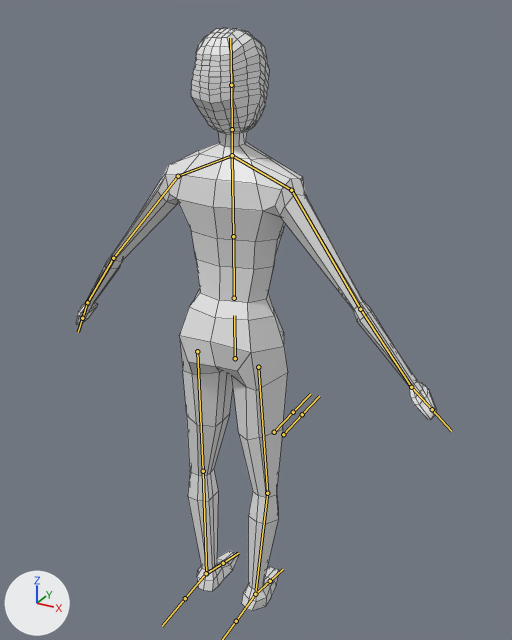
Before and after pictures for a commit that changed the FBX model Assets/Models/charakter.fbx.
Both versions are drawn from a camera (50 mm lens) standing at (1.035, -1.744, 1.956) and looking at (-0.022, 0.178, 0.995). Arrows for +X, +Y and +Z are at lower left; the lights stay in place. The bones that bend it are drawn over the model as lines. Mesh edges are drawn as thin lines.

Names of what the first picture shows: 'charaket_mesh'.
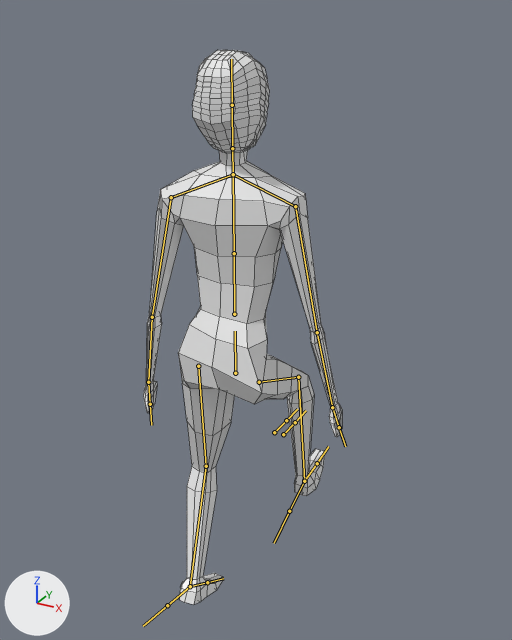
The newer file adds an action. The first version stands in its rest pose; the second is drawn at frame 30 of the action 'walking.001'.

The edits, one by one:
Bone 'ROOT' (bone_root) moves from (0.0, 0.0, 0.0) to (0.0, -0.053, 0.002).
Bone 'shoulder.l' (bone_shoulder_l) turns from (0, 0, 0) to (-16, -6, 1) degrees about its own x, y and z.
Bone 'upper_arm.l' (bone_upper_arm_l) turns from (0, 0, 0) to (-1, 2, -30) degrees about its own x, y and z.
Bone 'shoulder.r' (bone_shoulder_r) turns from (0, 0, 0) to (-9, -4, 0) degrees about its own x, y and z.
Bone 'upper_arm.r' (bone_upper_arm_r) turns from (0, 0, 0) to (3, -1, -25) degrees about its own x, y and z.
Bone 'upper_leg.l' (bone_upper_leg_l) turns from (0, 0, 0) to (9, 12, 6) degrees about its own x, y and z.
Bone 'lower_leg.l' (bone_lower_leg_l) turns from (0, 0, 0) to (-30, -5, -18) degrees about its own x, y and z.
Bone 'foot.l' (bone_foot_l) turns from (0, 0, 0) to (13, 4, 12) degrees about its own x, y and z.
Bone 'upper_leg.r' (bone_upper_leg_r) turns from (0, 0, 0) to (-72, -24, 34) degrees about its own x, y and z.
Bone 'lower_leg.r' (bone_lower_leg_r) turns from (0, 0, 0) to (51, 14, -29) degrees about its own x, y and z.
Bone 'foot.r' (bone_foot_r) turns from (0, 0, 0) to (-44, 1, -26) degrees about its own x, y and z.

Where the change shows, as pixel boxes (x1, y1, x2, y2) in the pictures (512 x 640 px):
'charaket_mesh', posed (45% narrower): before (76, 28, 437, 611); after (143, 50, 342, 605)
bone 'ROOT', root to tip: before (235, 358) to (234, 315); after (235, 373) to (235, 331)
bone 'shoulder.l', root to tip: before (232, 155) to (178, 176); after (233, 174) to (171, 197)
bone 'upper_arm.l', root to tip: before (178, 176) to (113, 258); after (171, 197) to (152, 317)
bone 'shoulder.r', root to tip: before (232, 155) to (291, 190); after (233, 174) to (295, 206)
bone 'upper_arm.r', root to tip: before (291, 190) to (360, 309); after (295, 206) to (317, 332)
bone 'upper_leg.l', root to tip: before (197, 351) to (203, 471); after (198, 366) to (206, 466)
bone 'lower_leg.l', root to tip: before (203, 471) to (206, 573); after (206, 466) to (190, 586)
bone 'foot.l', root to tip: before (206, 573) to (223, 563); after (190, 586) to (207, 582)
bone 'upper_leg.r', root to tip: before (258, 367) to (267, 493); after (259, 382) to (298, 377)
bone 'lower_leg.r', root to tip: before (267, 493) to (255, 594); after (298, 377) to (304, 481)
bone 'foot.r', root to tip: before (255, 594) to (270, 581); after (304, 481) to (317, 463)
